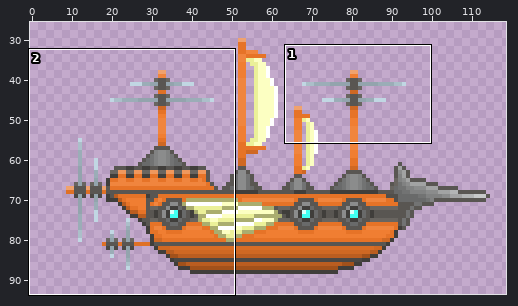
File history of a animated GIF sprite, assets/airship_right.gif. The first picture is a wide view before the edit; the outline marks the close-up.
Close-up. Before the commit:
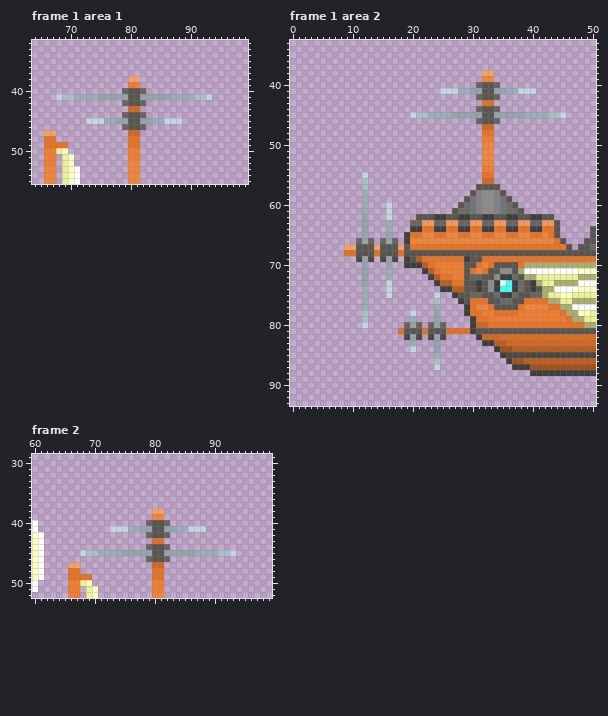
The file is 120x120 pixels, 2 frames. Colours within 5 levels of each other are drawn and written as one. Shown: frame 1 area 1: x 64..99, y 32..55; frame 1 area 2: x 0..50, y 33..93; frame 2: x 60..99, y 29..52. The wide view leaves out empty margins. The commit also changed other frames or places, which this record leaves out.
After the commit:
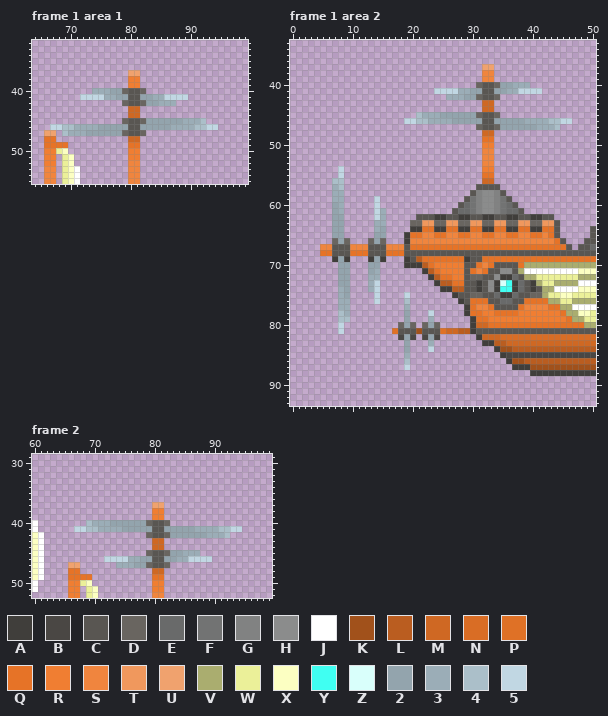
Palette (. is transparent): A #403e3b  B #4a4744  C #595652  D #696560  E #696a6a  F #727373  G #818282  H #8b8c8c  J #ffffff  K #a1511b  L #ba5d20  M #cf6823  N #d96d25  P #df7126  Q #e67327  R #f07e32  S #f0853e  T #f0985d  U #f0a26e  V #aaad6f  W #ebf099  X #fcffc2  Y #40fff2  Z #d9fffb  2 #93a4ad  3 #9badb7  4 #abbfc9  5 #c1d7e3
Difference:
Frame 1 area 1:
y 37: x 80..81 .. -> UU
y 38: x 80..81 UU -> RR
y 40: x 74..78 ..... -> 33322
y 41: x 68..77 5443333222 -> ....555533; x 84..93 2223333445 -> 335555....
y 42: x 83..87 ..... -> 22333
y 44: x 79..82 DCCD -> .MM.
y 45: x 73..79 5553322 -> ......D; x 82 2 -> D; x 84..92 33555.... -> 222223334
y 46: x 67..79 ............D -> 5544333322222; x 82..94 D............ -> 2222233334455
y 47: x 69..82 ...........MM. -> 4333222222DCCD
y 48: x 80..81 QQ -> MM
Frame 1 area 2:
y 37: x 32..33 .. -> UU
y 38: x 32..33 UU -> SS
y 40: x 35..39 ..... -> 22333
y 41: x 24 . -> 5; x 41 . -> 5
y 42: x 26..30 ..... -> 33322
y 43: x 32..33 PP -> MM
y 44: x 31..34 DCCD -> .MM.
y 45: x 20 5 -> .; x 22 4 -> 3; x 25..26 33 -> 22; x 31 2 -> D; x 34..45 222223333445 -> D...........
y 46: x 19..31 ............D -> 5544333322222; x 34..46 D............ -> 2222233334455
y 47: x 31..44 .MM........... -> DCCD2222223334
y 48: x 32..33 QQ -> MM
y 49: x 32..33 RR -> QQ
y 50: x 32..33 SS -> RR
y 54: x 8 . -> 5
y 55: x 8 . -> 5; x 12 5 -> .
y 56: x 7..8 .. -> 44; x 12 4 -> .
y 57: x 7..8 .. -> 34; x 12 4 -> .
y 58: x 7..8 .. -> 33; x 12 3 -> .
y 59: x 7..8 .. -> 33; x 12 3 -> .; x 14 . -> 5
y 60: x 7..8 .. -> 23; x 12 3 -> .; x 14 . -> 5; x 16 5 -> .
y 61: x 7..8 .. -> 23; x 12 3 -> .; x 14..16 ..5 -> 53.
y 62: x 7..8 .. -> 22; x 12 2 -> .; x 14..16 ..5 -> 53.
y 63: x 7..8 .. -> 22; x 12 2 -> .; x 14..16 ..3 -> 33.
y 64: x 7..8 .. -> 22; x 12 2 -> .; x 14..16 ..3 -> 32.
y 65: x 7..8 .. -> 22; x 12 2 -> .; x 14..16 ..2 -> 22.
y 66: x 7..9 ... -> D2D; x 11..12 D2 -> ..; x 14 . -> 2; x 16..17 2D -> ..
y 67: x 5..12 ....UUCC -> SSCCCSSS; x 14 U -> C; x 16..18 CCU -> SSS
y 68: x 5..12 ....PPCC -> QQCCCQQQ; x 14 P -> C; x 16..18 CCP -> QQQ
y 69: x 7..9 ... -> A2A; x 11..17 B2B.B2B -> ..A2A..
y 70: x 8..9 .. -> 22; x 12..14 2.. -> .22; x 16 2 -> .
y 71: x 8..9 .. -> 22; x 12..14 2.. -> .23; x 16 3 -> .
y 72: x 8..9 .. -> 22; x 12..14 2.. -> .33; x 16 3 -> .
y 73: x 8..9 .. -> 22; x 12..14 2.. -> .35; x 16 5 -> .
y 74: x 8..9 .. -> 32; x 12..14 3.. -> .35; x 16 5 -> .
y 75: x 8..9 .. -> 32; x 12 3 -> .; x 14 . -> 5; x 16 5 -> .; x 19 . -> 5; x 24 5 -> .
y 76: x 8..9 .. -> 33; x 12 3 -> .; x 14 . -> 5; x 19 . -> 4; x 24 4 -> .
y 77: x 8..9 .. -> 33; x 12 3 -> .; x 19 . -> 3; x 24 3 -> .
y 78: x 8..9 .. -> 43; x 12 4 -> .; x 19..20 .5 -> 2.; x 23..24 .2 -> 5.
y 79: x 8..9 .. -> 44; x 12 4 -> .; x 19..20 .3 -> 2.; x 23..24 .2 -> 3.
y 80: x 8 . -> 5; x 12 5 -> .; x 18..25 .D2D.D2D -> D2D.D2D.
y 81: x 8 . -> 5; x 17..18 .P -> PC; x 21..22 CP -> KC; x 25..29 CPPPP -> PMMLL
y 82: x 18..25 .B2B.B2B -> B2B.B2B.
y 83: x 19..20 .3 -> 2.; x 23..24 .2 -> 3.
y 84: x 19..20 .5 -> 2.; x 23..24 .2 -> 5.
y 85: x 19 . -> 3; x 24 3 -> .
y 86: x 19 . -> 4; x 24 4 -> .
y 87: x 19 . -> 5; x 24 5 -> .
Frame 2:
y 37: x 80..81 .. -> UU
y 38: x 80..81 UU -> RR
y 39: x 80..81 SS -> RR
y 40: x 69..78 .......... -> 4333222222
y 41: x 67..77 ......55533 -> 55443333222; x 84..94 33555...... -> 22233334455
y 42: x 83..92 .......... -> 2222223334
y 43: x 80..81 PP -> MM
y 44: x 79..82 DCCD -> .MM.
y 45: x 68..79 544333322222 -> ...........D; x 82 2 -> D; x 85..86 22 -> 33; x 88..93 333445 -> ......
y 46: x 72..79 .......D -> 55553322; x 82..89 D....... -> 22335555
y 47: x 74..82 ......MM. -> 33322DCCD
y 48: x 80..81 QQ -> MM
Boxes around the changes in both close-ups, in picture pixels (x1, y1, x2, y2):
changed: (50, 70, 218, 142)
changed: (404, 64, 572, 148)
changed: (320, 166, 470, 370)
changed: (74, 502, 242, 574)
